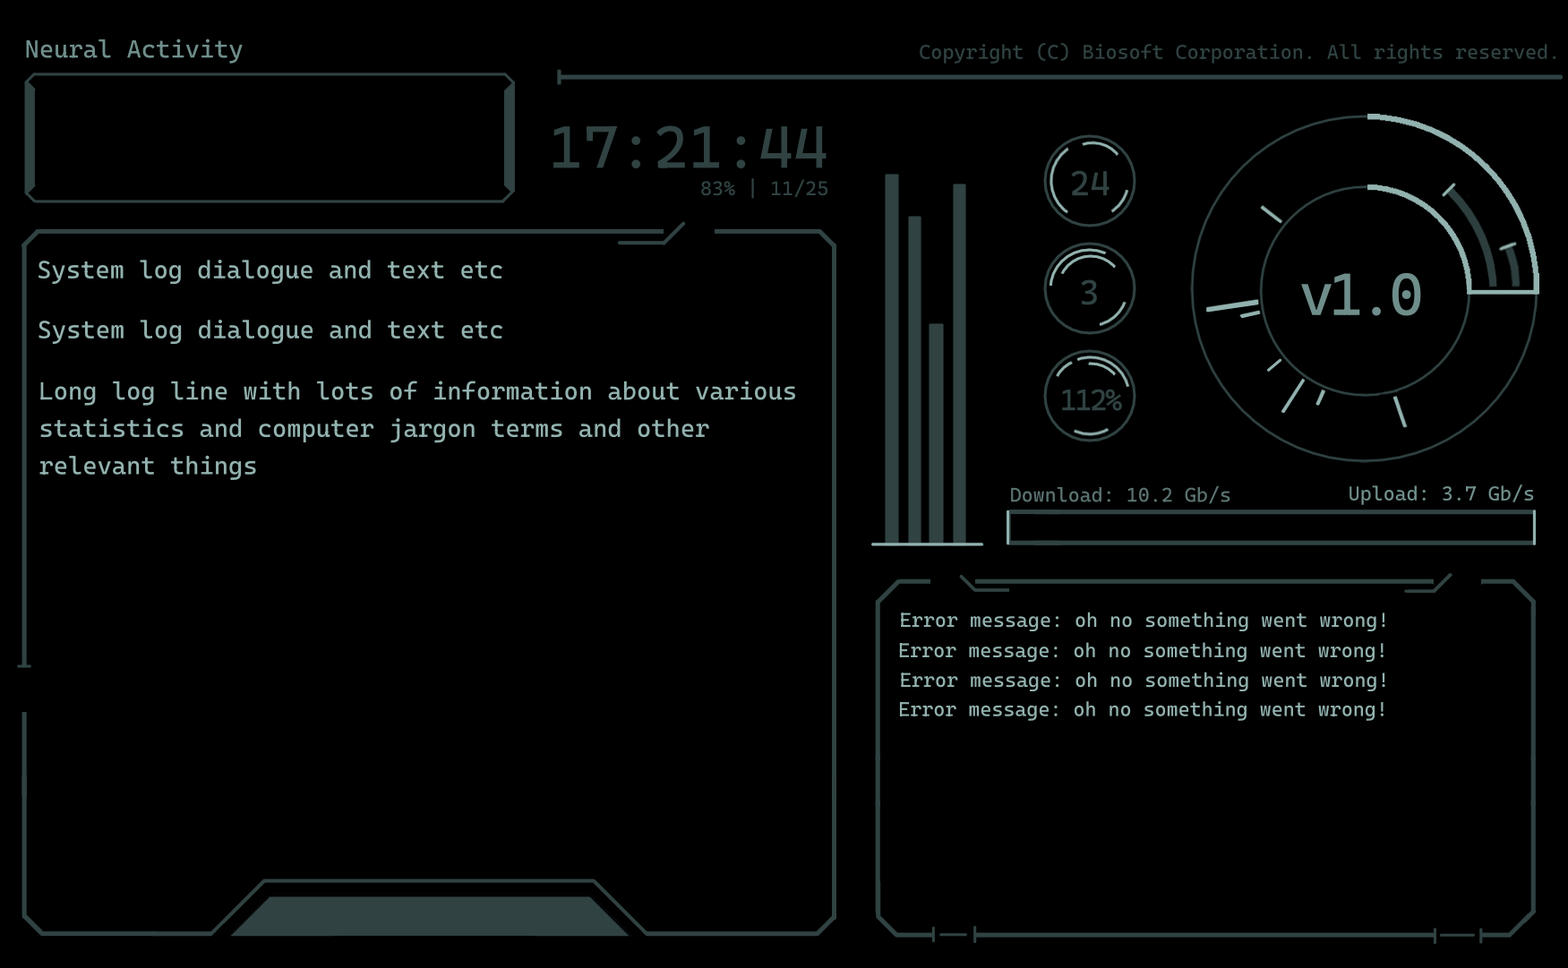
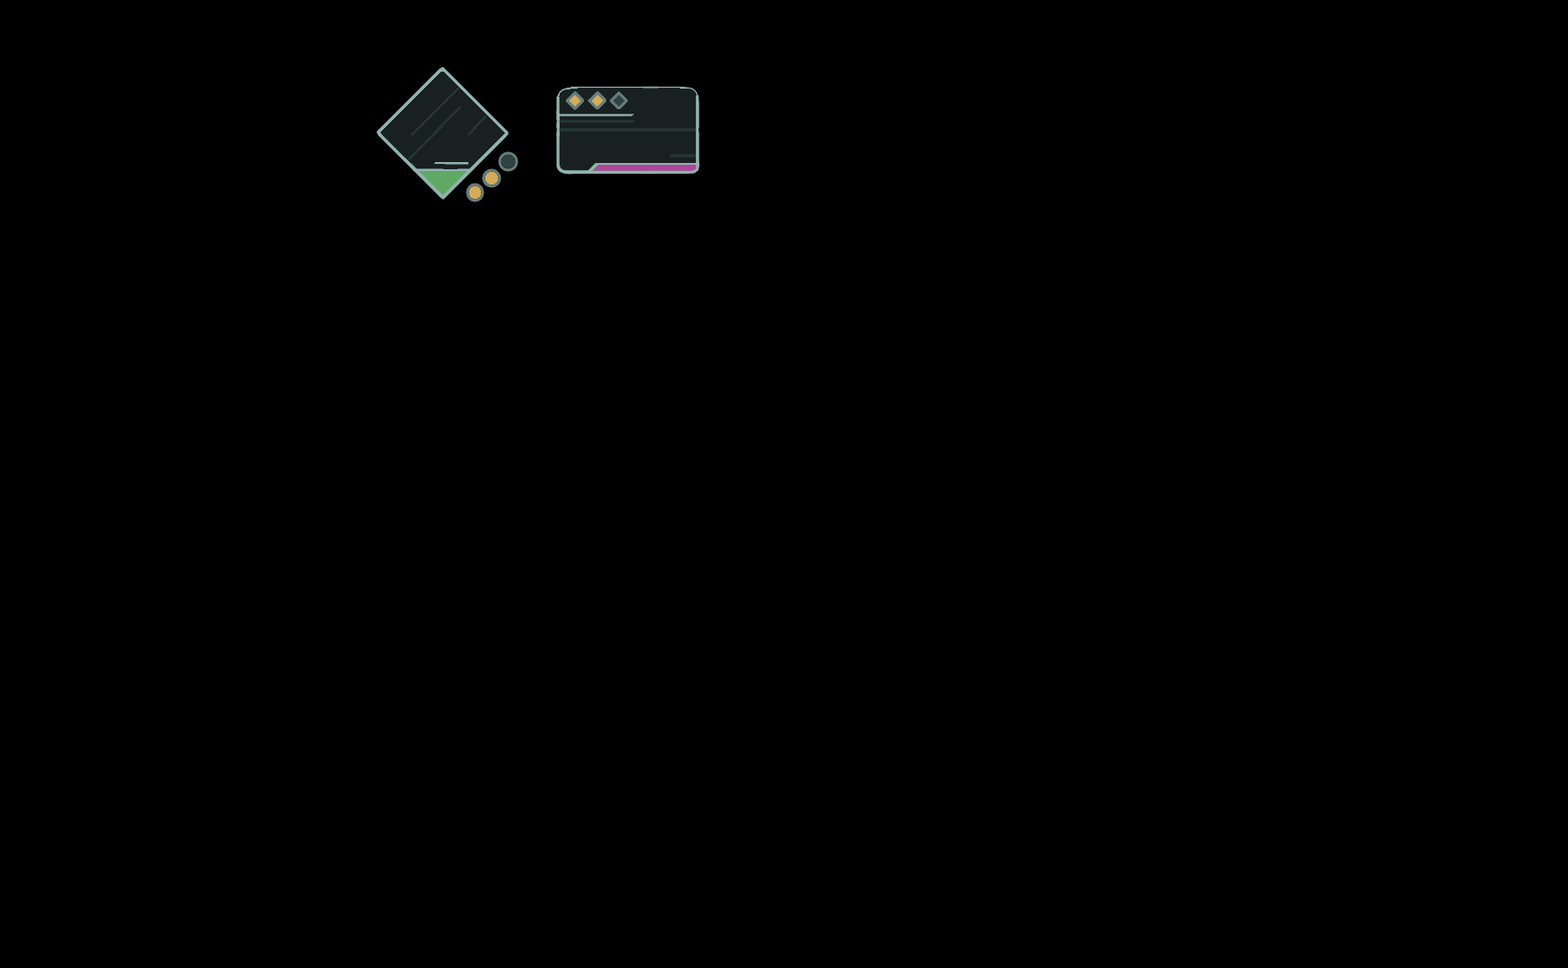
Two versions of the same layered image (1568 x 968). Layer-by-layer changes:
added layer "Function Sketches (alt)" above "Vector Layer 1" over [229, 114, 1261, 917]
hid group "Startup" (1st of 2) (7 layers) over [17, 38, 1563, 945]
painted on "Circle Details" over [745, 343, 1433, 746]
painted on "Circle" over [974, 343, 1376, 721]
painted on "Base Shapes" over [17, 38, 1563, 945]
painted on "Background" (1st of 2) over [17, 38, 1563, 945]
hid "Background" (2nd of 2), painted on it over [17, 38, 1563, 945]